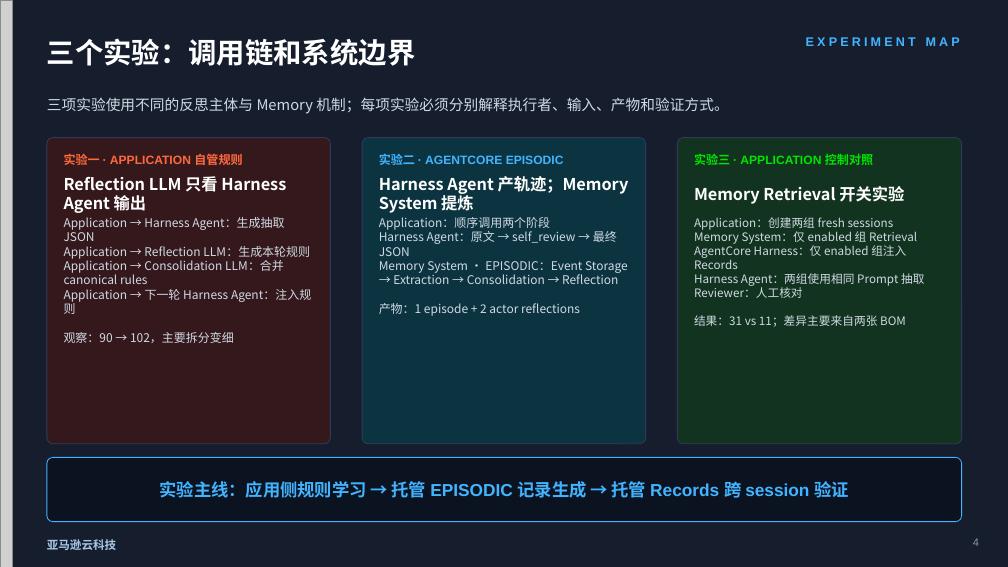
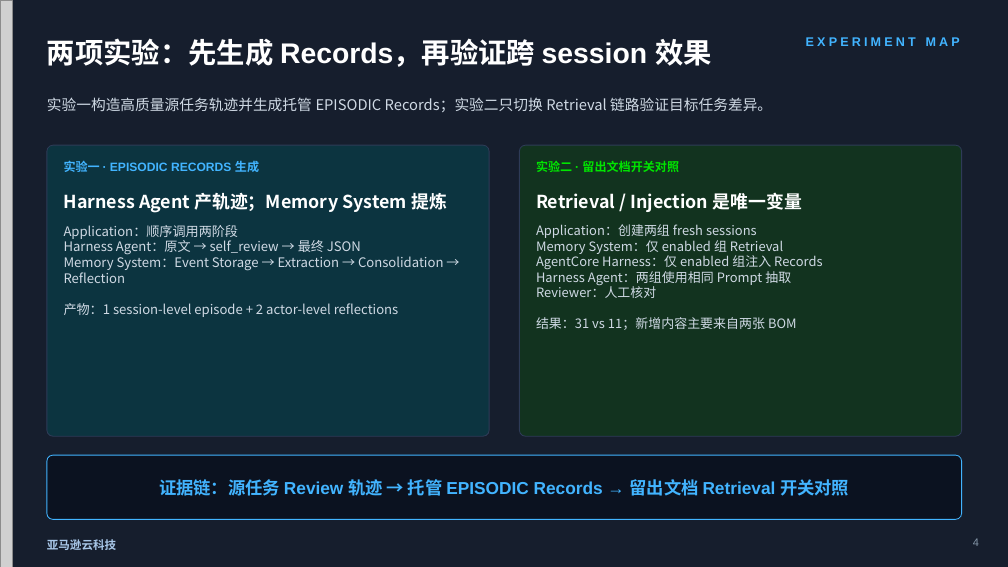
Before and after one commit to dashjim/agentcore-memory-loop, a slide deck: slide 4 of docs/记忆能让Agent越跑越好吗-V3.pptx. Drawn at 1008x567 pixels with LibreOffice and Linux fonts; fonts in the diff are those of the drawing; grey boxes stand for pictures. Boxes give left, top, right and bottom in pixels: in the first picture for what was removed or moved away, otherwise in the second. Text is boxed around its words. In the diff, an @@ line names an element or a change of style, - is before the commit and + after.

Commit message:
docs: remove abstract reflection experiment from V3 deck

```diff
--- a/docs/记忆能让Agent越跑越好吗-V3.pptx
+++ b/docs/记忆能让Agent越跑越好吗-V3.pptx
@@ text at bbox=[47, 38, 712, 67]: text changed @@
-三个实验：调用链和系统边界
+两项实验：先生成 Records，再验证跨 session 效果
@@ text at bbox=[47, 97, 772, 112]: text changed @@
-三项实验使用不同的反思主体与 Memory 机制；每项实验必须分别解释执行者、输入、产物和验证方式。
+实验一构造高质量源任务轨迹并生成托管 EPISODIC Records；实验二只切换 Retrieval 链路验证目标任务差异。
@@ rounded rectangle: place and size @@
-rounded rectangle at bbox=[47, 138, 330, 444]
+rounded rectangle at bbox=[47, 145, 489, 436]
@@ rounded rectangle at bbox=[47, 145, 489, 436]: fill #35181C to #0C3440 @@
@@ rounded rectangle: place and size @@
-rounded rectangle at bbox=[362, 138, 646, 444]
+rounded rectangle at bbox=[520, 145, 962, 436]
@@ rounded rectangle at bbox=[520, 145, 962, 436]: fill #0C3440 to #12331F @@
@@ rounded rectangle removed at bbox=[678, 138, 962, 444] @@
@@ text at bbox=[64, 160, 259, 172]: text changed; text colour #FF6A3D to #42B4FF @@
-实验一 · APPLICATION 自管规则
+实验一 · EPISODIC RECORDS 生成
@@ text removed at bbox=[64, 176, 286, 213] @@
-Reflection LLM 只看 Harness Agent 输出
@@ text at bbox=[536, 161, 679, 172]: text changed; text colour #42B4FF to #00E500 @@
-实验二 · AGENTCORE EPISODIC
+实验二 · 留出文档开关对照
@@ text removed at bbox=[694, 154, 873, 165] @@
-实验三 · APPLICATION 控制对照
@@ text "Harness Agent 产轨迹；Memory System 提炼": place and size @@
-text "Harness Agent 产轨迹；Memory System 提炼" at bbox=[379, 176, 629, 213]
+text "Harness Agent 产轨迹；Memory System 提炼" at bbox=[64, 192, 447, 213]
@@ text "Harness Agent 产轨迹；Memory System 提炼" at bbox=[64, 192, 447, 213]: size 15.5 to 17 pt @@
@@ text added at bbox=[536, 192, 802, 212], 17 pt, text #FFFFFF, bold @@
+Retrieval / Injection 是唯一变量
@@ text removed at bbox=[694, 186, 904, 204] @@
-Memory Retrieval 开关实验
@@ text at bbox=[64, 225, 239, 239]: text changed; size 11.4 to 12.5 pt @@
-Application：顺序调用两个阶段
+Application：顺序调用两阶段
@@ text at bbox=[64, 238, 361, 255]: size 11.4 to 12.5 pt in "Harness Agent：原文 → self_review → 最终 JSON" @@
@@ text "Application：顺序调用两阶段": place and size @@
-text "Application：顺序调用两阶段" at bbox=[379, 217, 628, 316]
+text "Application：顺序调用两阶段" at bbox=[64, 225, 443, 317]
@@ text removed at bbox=[64, 217, 311, 343] @@
-Application → Harness Agent：生成抽取 JSON
-Application → Reflection LLM：生成本轮规则
-Application → Consolidation LLM：合并 canonical rules
-Application → 下一轮 Harness Agent：注入规则
-观察：90 → 102，主要拆分变细
@@ text at bbox=[536, 224, 822, 298]: size 11.1 to 12.3 pt in "Application：创建两组 fresh sessions", "Memory System：仅 enabled 组 Retrieval", "AgentCore Harness：仅 enabled 组注入 Records", "Harness Agent：两组使用相同 Prompt 抽取" and 1 more places @@
@@ text "Application：创建两组 fresh sessions": place and size @@
-text "Application：创建两组 fresh sessions" at bbox=[694, 217, 924, 327]
+text "Application：创建两组 fresh sessions" at bbox=[536, 224, 822, 330]
@@ text at bbox=[64, 253, 443, 317]: text changed; size 11.4 to 12.5 pt @@
-Memory System · EPISODIC：Event Storage → Extraction → Consolidation → Reflection
-产物：1 episode + 2 actor reflections
+Memory System：Event Storage → Extraction → Consolidation → Reflection
+产物：1 session-level episode + 2 actor-level reflections
@@ text at bbox=[536, 317, 797, 330]: text changed; size 11.1 to 12.3 pt @@
-结果：31 vs 11；差异主要来自两张 BOM
+结果：31 vs 11；新增内容主要来自两张 BOM
@@ text at bbox=[159, 479, 849, 496]: text changed @@
-实验主线：应用侧规则学习 → 托管 EPISODIC 记录生成 → 托管 Records 跨 session 验证
+证据链：源任务 Review 轨迹 → 托管 EPISODIC Records → 留出文档 Retrieval 开关对照
```
Also in this commit, not shown: 9 other slides changed, 4 slides removed, 2 other files.
